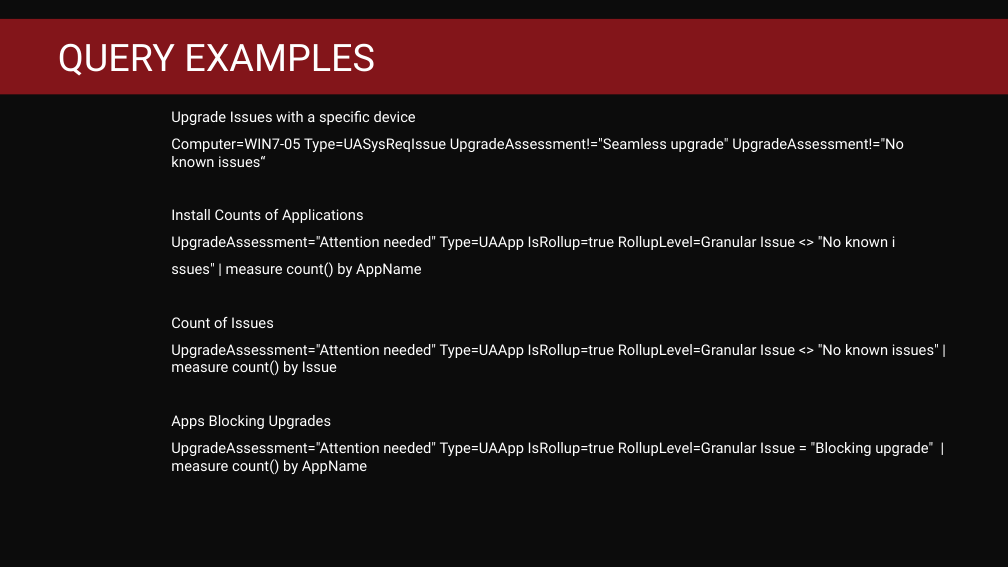
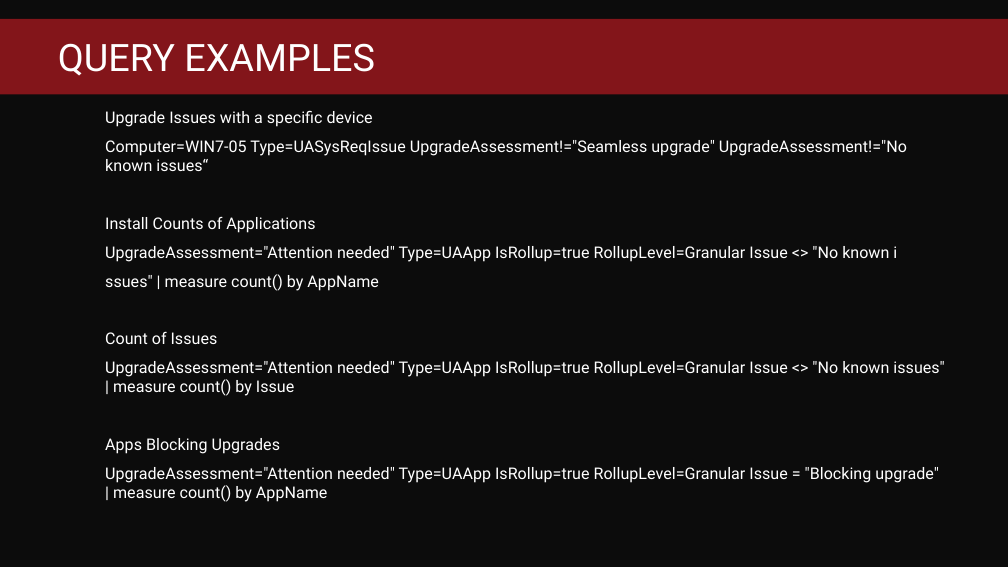
Before and after one commit to fredbainbridge/WindowsUpgradeReadiness, a slide deck: slide 27 of MMS 2017 - Windows Upgrade Readiness.pptx (slide 22 before the commit). Drawn at 1008x567 pixels with LibreOffice and Linux fonts; fonts in the diff are those of the drawing; background and template pictures are left out. Boxes give left, top, right and bottom in pixels: in the first picture for what was removed or moved away, otherwise in the second. Text is boxed around its words. In the diff, an @@ line names an element or a change of style, - is before the commit and + after.

```diff
--- a/MMS 2017 - Windows Upgrade Readiness.pptx
+++ b/MMS 2017 - Windows Upgrade Readiness.pptx
@@ text "Upgrade Issues with a specific ..." at box(105, 110, 944, 502): size 14 to 15.3 pt; list level 4 to 2 in "Upgrade Issues with a specific ..."; list level 4 to 2 in "Computer=WIN7-05 Type=UASysReqIssue UpgradeAssessment!="Seam ..."; list level 4 to 2 in "Install Counts of Applications"; list level 4 to 2 in "UpgradeAssessment="Attention needed" Type=UAApp IsRollup=tru ..."; list level 4 to 2 in "ssues" | measure count() by ..."; list level 4 to 2 in "Count of Issues"; list level 4 to 2 in "Apps Blocking Upgrades" @@
```
Also in this commit, not shown: 4 other slides changed, 5 slides added.
